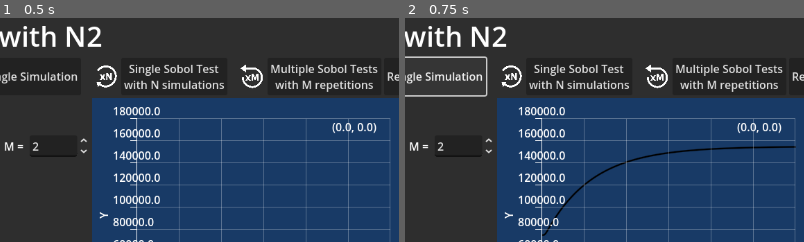
Above: before the commit, frames 1-2 (left to right).
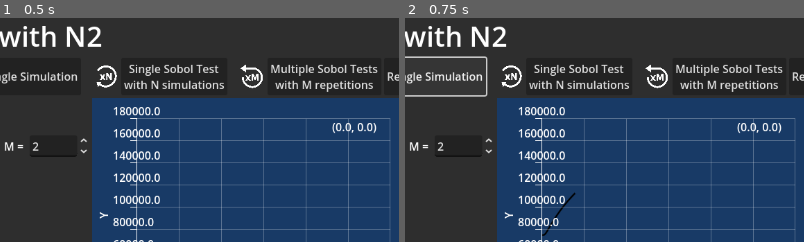
Above: after the commit, the same moments.

Repository: pascal-ballet/Dive-PP
Game: Godot game, scene res://dive_pp_n2_mono.tscn
Same seed, same stepped clock (60 frames per second), same inputs: the game is played once before the commit and once after it.
Inputs:
- Up to frame 1 (0.5 s): no input
- Up to frame 2 (0.75 s): click "Single Simulation" at 0.5 s
The pictures show only the part of the screen within x 22-72%, y 25-75%; the shares and areas given below are measured in that part.

Frame 1 is identical in both runs. In frame 2, 0.6% of the frame differs, in the area x 42-98%, y 57-79%.

Commit message:
Update dive_pp_n2_mono.gd

Diff:
--- a/scripts/dive_pp_n2_mono.gd
+++ b/scripts/dive_pp_n2_mono.gd
@@ -262,7 +262,9 @@
 	var duration:float  = 120
 	var max_points:float = duration / dt
 	var time_dist:int = int(floor(max_points / 1360.0))
-	while time < duration:
+	var half_pressure : float = 75112.41 * 1.5 #TODO a changer par (pression init + pression final)/2
+	while pp_N2_ti_t0 < half_pressure:
+	#while time < duration:
 		one_step_mono() # Simulation of one step
 		if curve == true and iteration % time_dist == 0: #recupere 1 valeur toute les time_dist
 			x = time  # Increment x
@@ -309,34 +311,6 @@
 	# Next step
 	time = time + dt
 	iteration = iteration + 1
-
-func set_parameters_and_play_sobol(Vt_: float, vc_: float, valg_: float,valb_: float,va_: float,vv_: float, vaw_: float, q_:float,K1_:float,K2_:float,K3_:float,vent_:float ) -> float: #1 tissue
-	_reset_mono()
-	Vt		= Vt_
-	vc		= vc_
-	valg	= valg_
-	valb 	= valb_
-	va		= va_
-	vv		= vv_
-	vaw		= vaw_
-	q		= q_
-	K1		= K1_
-	K2		= K2_
-	K3		= K3_
-	vent	= vent_
-	#var K3: float=0.00267
-	#var alpha_n2 :float=0.000061
-	one_simulation_with_sobol()
-
-	return time
-	#return (K3/(alpha_n2*Vt)*(pp_N2_c_t0-pp_N2_ti_t0))#tissue
-	#return (1/(vc*alpha_n2)*(q*alpha_n2*pp_N2_a_t0-(alpha_n2*q+K3)*pp_N2_c_t0+K3*pp_N2_ti_t0))#capilaire
-
-	#x1 + x2/10.0 + x3/2
-	#return sin(x1) + 7.0 * pow(sin(x2), 2) + 0.1 * pow(x3, 4) * sin(x1)
-
-
-
 
 #endregion
 
@@ -646,9 +620,9 @@
 	sobol_node.bbcode_enabled = true
 	sobol_node.bbcode_text = display_text
 
-	capture_screenshot()
-
-	sauvegarder_resultats_json(chemin, histo)
+	#capture_screenshot()
+
+	#sauvegarder_resultats_json(chemin, histo)
 	histo=[]
 
 	reset_values_when_Sobol()
